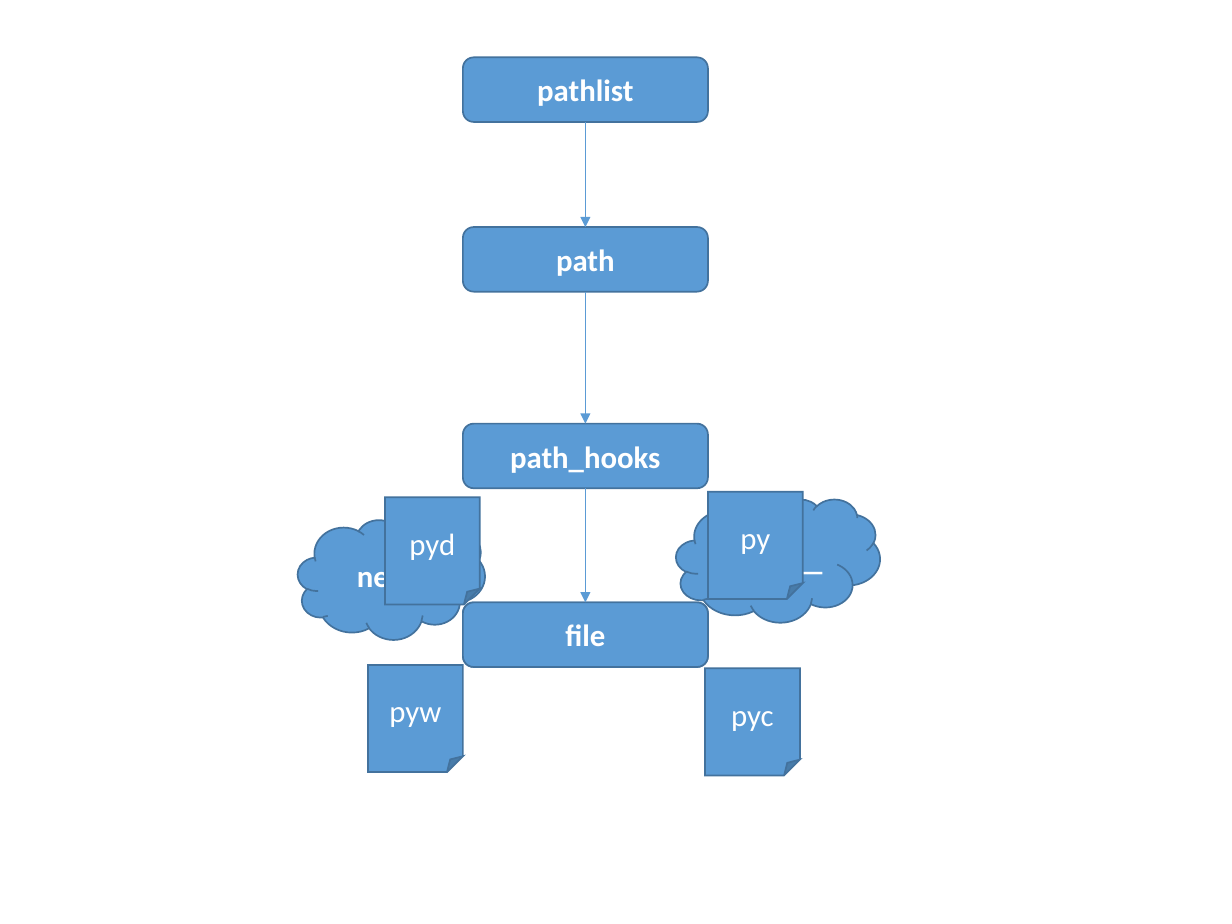
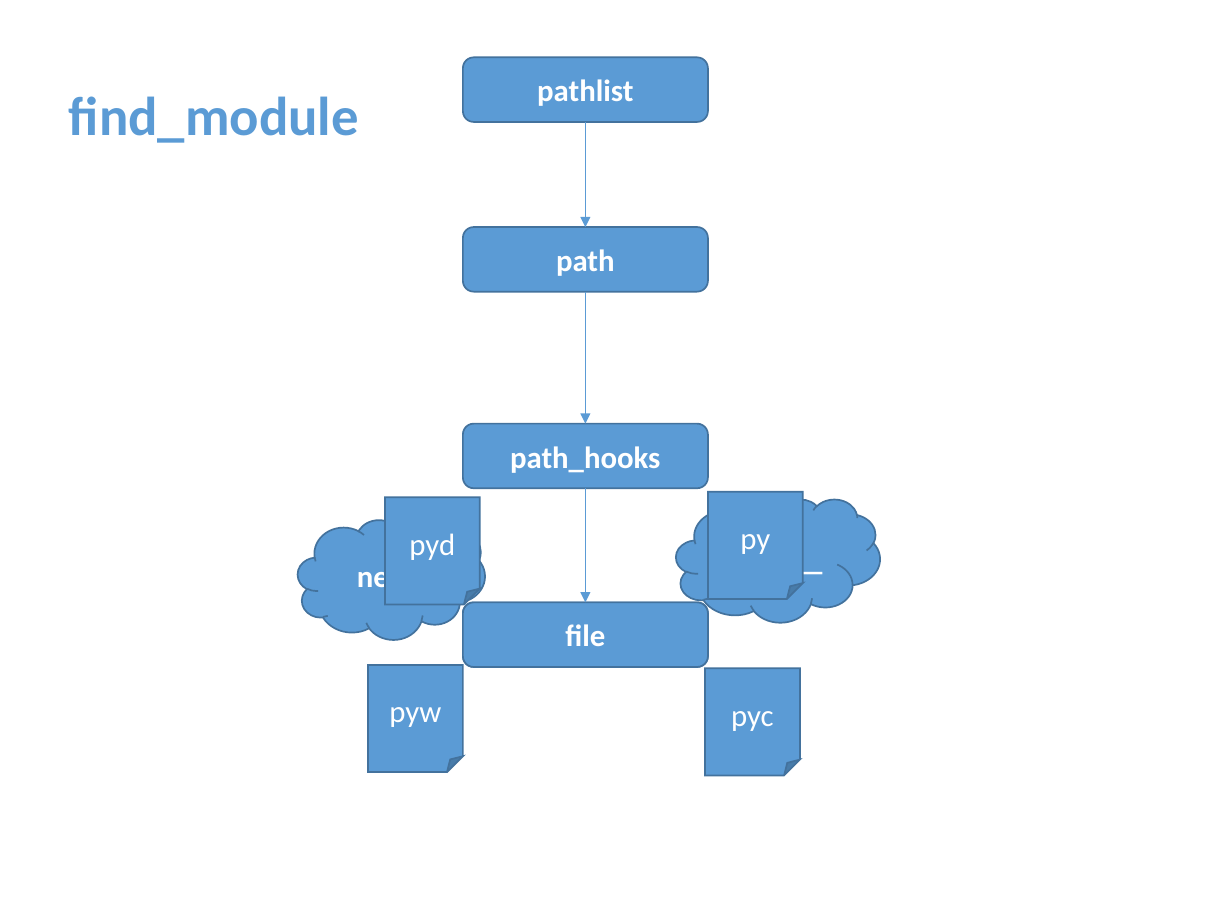
Before and after one commit to menfeng/studynote, a slide deck: slide 10 of python/source code/import/import.pptx (slide 12 before the commit). Drawn at 1232x924 pixels with LibreOffice and Linux fonts; fonts in the diff are those of the drawing. Boxes give left, top, right and bottom in pixels: in the first picture for what was removed or moved away, otherwise in the second. Text is boxed around its words. In the diff, an @@ line names an element or a change of style, - is before the commit and + after.

```diff
--- a/python/source code/import/import.pptx
+++ b/python/source code/import/import.pptx
@@ text added at bbox=[69, 96, 359, 143], 32 pt, text #5B9BD5, bold @@
+find_module
```
Also in this commit, not shown: 12 other slides changed, 2 slides added, 2 slides removed.
